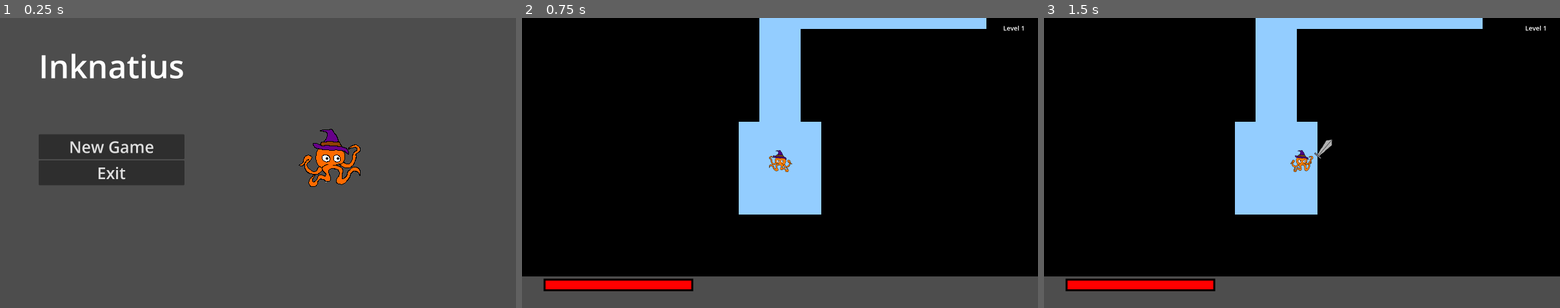
Above: before the commit, frames 1-3 (left to right).
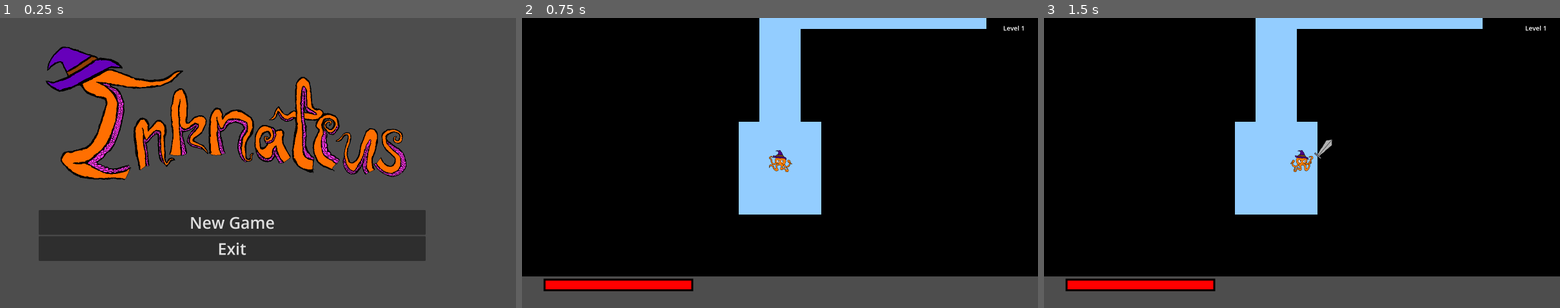
Above: after the commit, the same moments.

Repository: arlopurcell/inknatius
Game: Godot game, scene res://main_menu.tscn
Same seed, same stepped clock (60 frames per second), same inputs: the game is played once before the commit and once after it.
Inputs:
- Up to frame 1 (0.25 s): no input
- Up to frame 2 (0.75 s): click "New Game" at 0.5 s
- Up to frame 3 (1.5 s): tap Enter (interact) at 1.25 s; hold D (right) from 1.28 s (still down); hold Y (arm_1) from 1.28 s (still down)

The runs differ from the first frame. In frame 1, 26% of the frame differs, in the area x 7-83%, y 9-84%; in frame 2, nothing differs; in frame 3, nothing differs.

Commit message:
Add logo

Diff:
--- a/main_menu.tscn
+++ b/main_menu.tscn
@@ -1,7 +1,7 @@
 [gd_scene load_steps=3 format=3 uid="uid://cnjaahmcttsq3"]
 
-[ext_resource type="Texture2D" uid="uid://dtxy3qrahw4n7" path="res://assets/inknatius2.png" id="1_06t4h"]
 [ext_resource type="Script" uid="uid://dep2ad3abupc" path="res://main_menu.gd" id="1_7vrkn"]
+[ext_resource type="Texture2D" uid="uid://bdykfh33nhoo8" path="res://assets/logo.png" id="2_7vrkn"]
 
 [node name="MainMenu" type="MarginContainer"]
 anchors_preset = 15
@@ -21,11 +21,9 @@
 [node name="VBoxContainer" type="VBoxContainer" parent="HBoxContainer"]
 layout_mode = 2
 
-[node name="Title" type="Label" parent="HBoxContainer/VBoxContainer"]
+[node name="TextureRect" type="TextureRect" parent="HBoxContainer/VBoxContainer"]
 layout_mode = 2
-theme_override_font_sizes/font_size = 100
-text = "Inknatius
-"
+texture = ExtResource("2_7vrkn")
 
 [node name="NewGameButton" type="Button" parent="HBoxContainer/VBoxContainer"]
 layout_mode = 2
@@ -38,13 +36,5 @@
 theme_override_font_sizes/font_size = 50
 text = "Exit"
 
-[node name="CenterContainer" type="CenterContainer" parent="HBoxContainer"]
-layout_mode = 2
-size_flags_horizontal = 3
-
-[node name="TextureRect" type="TextureRect" parent="HBoxContainer/CenterContainer"]
-layout_mode = 2
-texture = ExtResource("1_06t4h")
-
 [connection signal="pressed" from="HBoxContainer/VBoxContainer/NewGameButton" to="." method="_on_new_game_button_pressed"]
 [connection signal="pressed" from="HBoxContainer/VBoxContainer/ExitButton" to="." method="_on_exit_button_pressed"]
--- a/project.godot
+++ b/project.godot
@@ -13,6 +13,7 @@
 config/name="inknatius"
 run/main_scene="uid://cnjaahmcttsq3"
 config/features=PackedStringArray("4.4", "Forward Plus")
+boot_splash/image="uid://bdykfh33nhoo8"
 config/icon="res://icon.svg"
 
 [display]
Binary file added: assets/logo.png
Not shown, added: assets/logo.png.import
